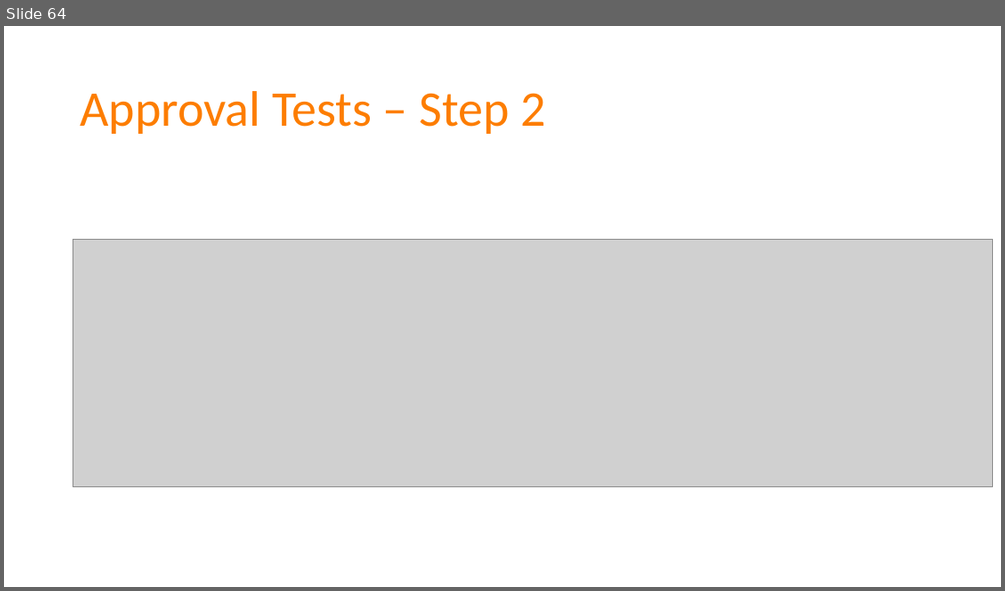
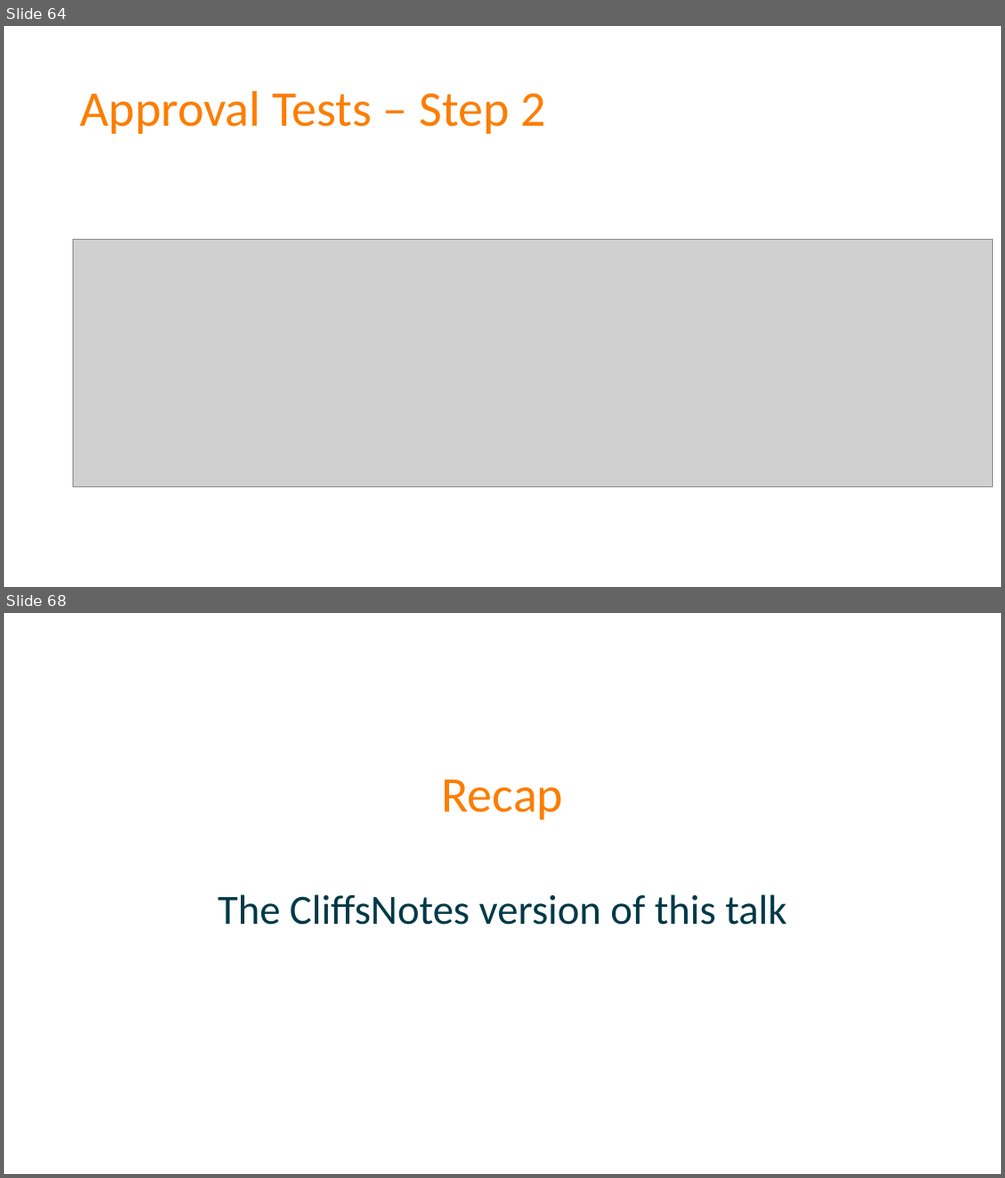
Before and after one commit to spetryjohnson/Talk---Dont-Write-Secure-Code-Design-Secure-Systems, a slide deck: Secure Systems - CodeMash 2017.pptx. Shown one above the other, each under a label of ours: slide 64 before the commit, slides 64 and 68 after it; the slides between them are not shown. The pictures are 1005x591 and 1005x1178 pixels, drawn with LibreOffice and Linux fonts; fonts in the diff are those of the drawing; grey boxes stand for pictures. Boxes give left, top, right and bottom in pixels: in the first picture for what was removed or moved away, otherwise in the second. Text is boxed around its words. In the diff, an @@ line names an element or a change of style, - is before the commit and + after.

```diff
--- a/Secure Systems - CodeMash 2017.pptx
+++ b/Secure Systems - CodeMash 2017.pptx
@@ slide 68 added at <box>4,613,1001,1174</box>, background #FFFFFF @@
@@ title added at <box>442,779,564,819</box>, 48 pt, text #FD7D00 @@
+Recap
@@ text added at <box>218,894,786,925</box>, 40 pt, text #013947 @@
+The CliffsNotes version of this talk
```
Also in this commit, not shown: 2 slides changed, 3 other slides added, 4 slides removed, 1 other file.
